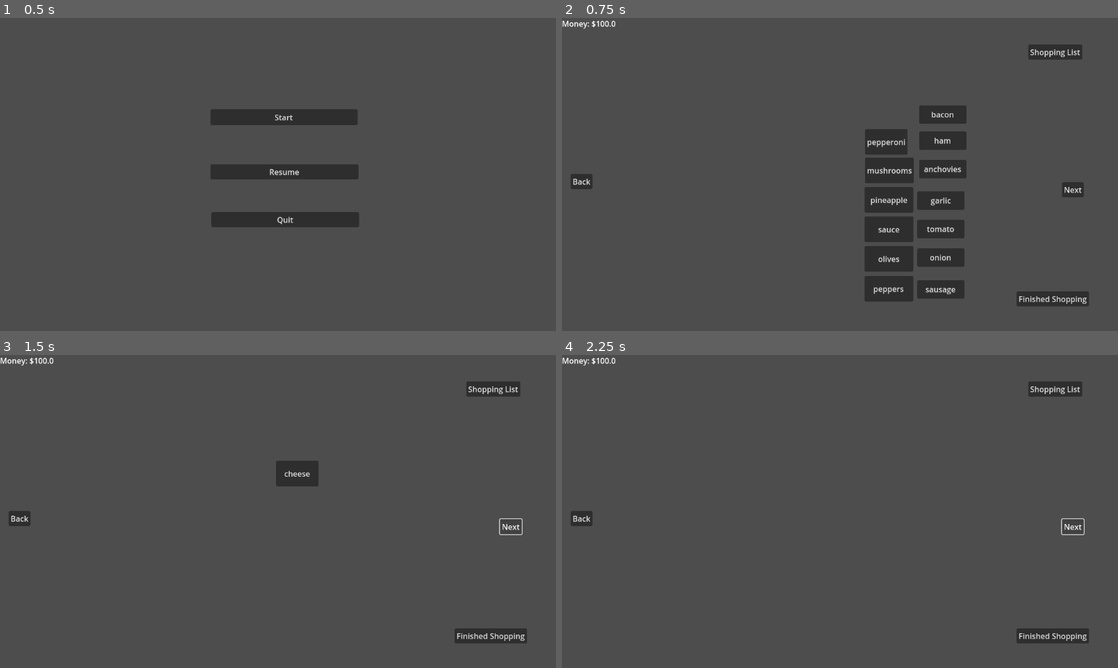
Above: before the commit, frames 1-4 (two rows, left to right).
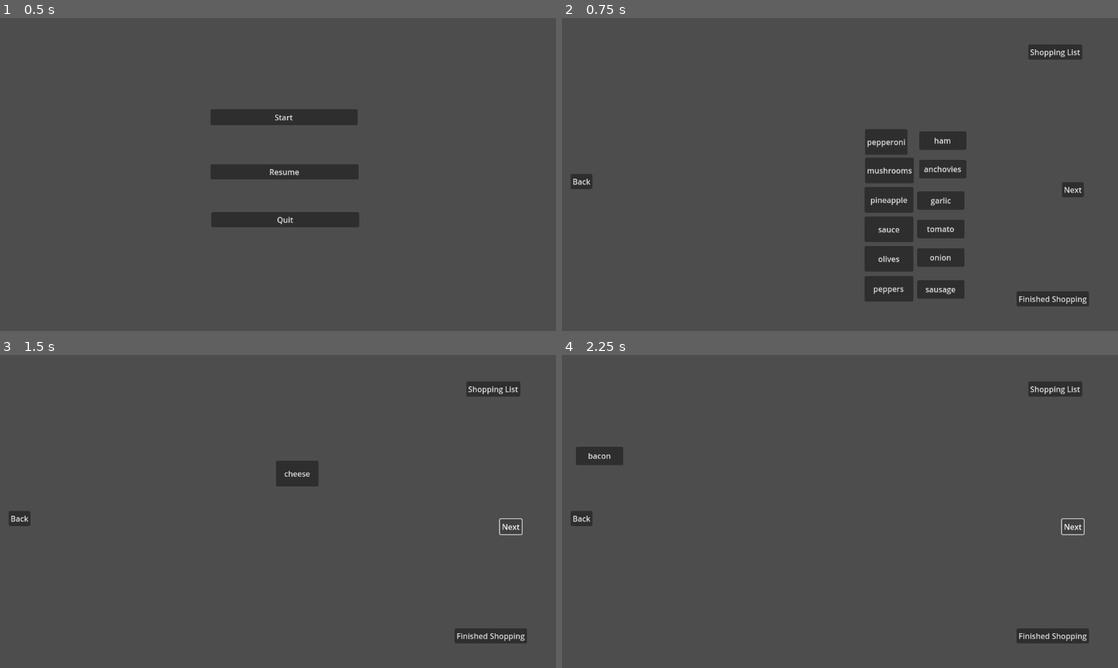
Above: after the commit, the same moments.

Repository: Leone2004/LandLockedLigersGame
Game: Godot game, scene res://Scenes/mainmenu.tscn
The game is run twice, just before and just after one commit, with the same random seed, the same clock (stepped at 60 frames per second) and the same inputs. The engine's default icon, where the game draws it, is replaced by a stand-in: a white triangle on a blue panel in a dark square.
Inputs:
- Up to frame 1 (0.5 s): no input
- Up to frame 2 (0.75 s): click "Start" at 0.5 s
- Up to frame 3 (1.5 s): click "Next" at 1.25 s
- Up to frame 4 (2.25 s): click "Next" at 2 s

Frame 1 is identical in both runs. In frame 2, 0.6% of the frame differs, in the area x 0-73%, y 0-34%; in frame 3, 0.1%; in frame 4, 0.6%, in the area x 0-11%, y 0-36%.

Commit message:
moved stuff

Diff:
--- a/cookingupsuccessgame/Scenes/GroceryStore.tscn
+++ b/cookingupsuccessgame/Scenes/GroceryStore.tscn
@@ -5,6 +5,7 @@
 [ext_resource type="PackedScene" uid="uid://dvhspowe5pn6t" path="res://Scenes/shopping_list.tscn" id="3_d07kg"]
 
 [node name="ShoppingScene" type="Node2D"]
+position = Vector2(5, -322)
 
 [node name="Control" type="Control" parent="."]
 layout_mode = 3
@@ -12,6 +13,7 @@
 offset_right = 40.0
 offset_bottom = 40.0
 script = ExtResource("1_6pps0")
+metadata/_edit_use_anchors_ = true
 
 [node name="CanvasLayer" type="CanvasLayer" parent="Control"]
 
@@ -48,8 +50,11 @@
 "
 
 [node name="Money" type="Label" parent="Control/CanvasLayer"]
-offset_right = 40.0
-offset_bottom = 23.0
+offset_left = 5.0
+offset_top = -322.0
+offset_right = 45.0
+offset_bottom = -299.0
+metadata/_edit_use_anchors_ = true
 
 [node name="pepperoni" type="Button" parent="Control"]
 layout_mode = 0
@@ -58,6 +63,7 @@
 offset_right = 140.0
 offset_bottom = -41.0
 text = "pepperoni"
+metadata/_edit_use_anchors_ = true
 
 [node name="cheese" type="Button" parent="Control"]
 layout_mode = 0
@@ -74,6 +80,7 @@
 offset_right = 140.0
 offset_bottom = 18.0
 text = "mushrooms"
+metadata/_edit_use_anchors_ = true
 
 [node name="pineapple" type="Button" parent="Control"]
 layout_mode = 0
@@ -82,6 +89,7 @@
 offset_right = 152.0
 offset_bottom = 79.0
 text = "pineapple"
+metadata/_edit_use_anchors_ = true
 
 [node name="sauce" type="Button" parent="Control"]
 layout_mode = 0
@@ -90,6 +98,7 @@
 offset_right = 152.0
 offset_bottom = 140.0
 text = "sauce"
+metadata/_edit_use_anchors_ = true
 
 [node name="olives" type="Button" parent="Control"]
 layout_mode = 0
@@ -98,6 +107,7 @@
 offset_right = 152.0
 offset_bottom = 201.0
 text = "olives"
+metadata/_edit_use_anchors_ = true
 
 [node name="peppers" type="Button" parent="Control"]
 layout_mode = 0
@@ -106,15 +116,22 @@
 offset_right = 152.0
 offset_bottom = 263.0
 text = "peppers"
+metadata/_edit_use_anchors_ = true
 
 [node name="bacon" type="Button" parent="Control"]
-layout_mode = 0
+layout_mode = 1
+anchors_preset = -1
+anchor_left = 39.825
+anchor_top = 0.225
+anchor_right = 39.825
+anchor_bottom = 0.225
 offset_left = 164.0
 offset_top = -143.0
 offset_right = 262.0
 offset_bottom = -105.0
 text = "bacon
 "
+metadata/_edit_use_anchors_ = true
 
 [node name="ham" type="Button" parent="Control"]
 layout_mode = 0
@@ -123,6 +140,7 @@
 offset_right = 262.0
 offset_bottom = -51.0
 text = "ham"
+metadata/_edit_use_anchors_ = true
 
 [node name="anchovies" type="Button" parent="Control"]
 layout_mode = 0
@@ -131,6 +149,7 @@
 offset_right = 262.0
 offset_bottom = 8.0
 text = "anchovies"
+metadata/_edit_use_anchors_ = true
 
 [node name="garlic" type="Button" parent="Control"]
 layout_mode = 0
@@ -139,6 +158,7 @@
 offset_right = 258.0
 offset_bottom = 73.0
 text = "garlic"
+metadata/_edit_use_anchors_ = true
 
 [node name="tomato" type="Button" parent="Control"]
 layout_mode = 0
@@ -147,6 +167,7 @@
 offset_right = 258.0
 offset_bottom = 132.0
 text = "tomato"
+metadata/_edit_use_anchors_ = true
 
 [node name="onion" type="Button" parent="Control"]
 layout_mode = 0
@@ -155,6 +176,7 @@
 offset_right = 258.0
 offset_bottom = 191.0
 text = "onion"
+metadata/_edit_use_anchors_ = true
 
 [node name="sausage" type="Button" parent="Control"]
 layout_mode = 0
@@ -163,6 +185,7 @@
 offset_right = 258.0
 offset_bottom = 257.0
 text = "sausage"
+metadata/_edit_use_anchors_ = true
 
 [node name="Camera2D" type="Camera2D" parent="."]
 
Not shown, changed: cookingupsuccessgame/.DS_Store
Not shown, added: cookingupsuccessgame/Chooking up Success Image folder/.DS_Store
